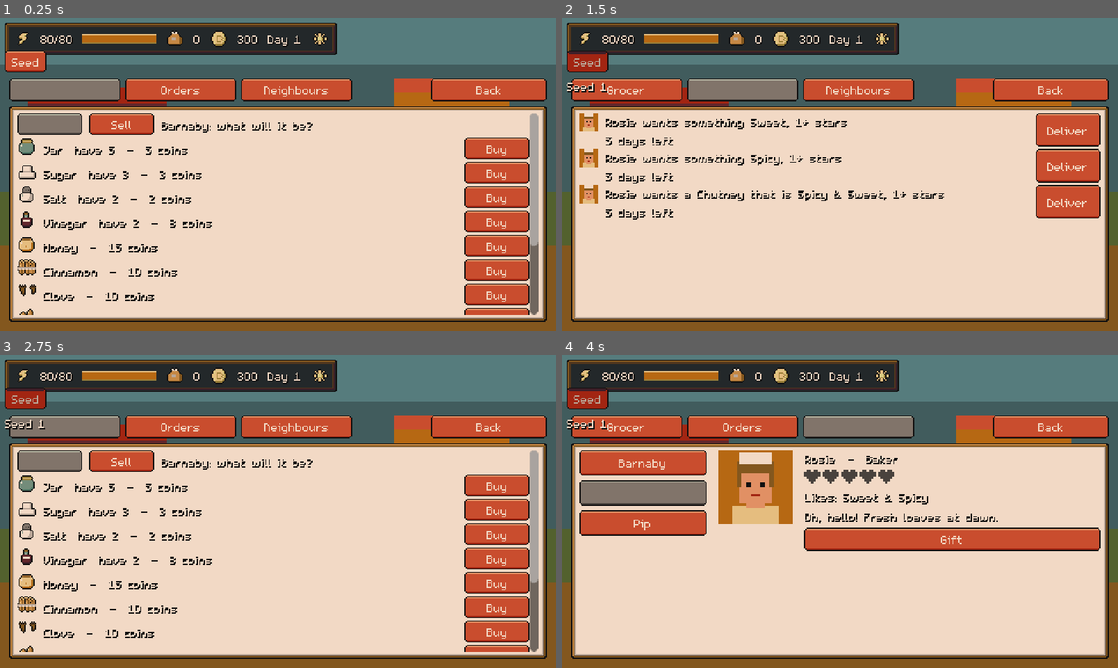
Above: before the commit, frames 1-4 (two rows, left to right).
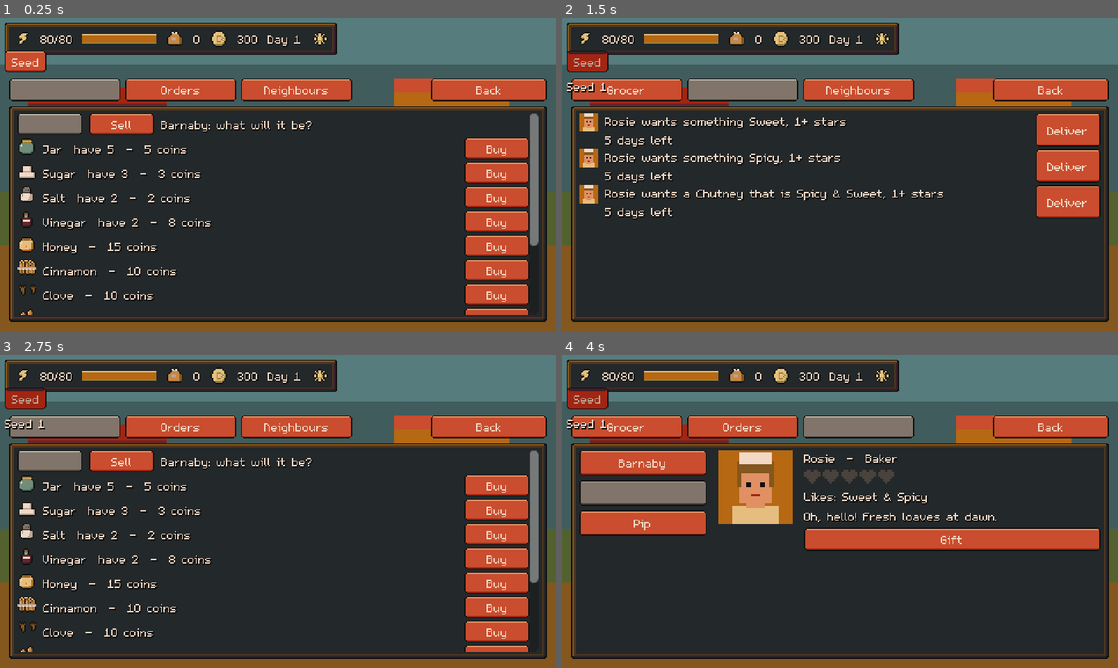
Above: after the commit, the same moments.

Repository: izzetemredemir/autumn-preserves
Game: Godot game, scene res://scenes/town/town.tscn
The game is run twice, just before and just after one commit, with the same random seed, the same clock (stepped at 60 frames per second) and the same inputs. This scene is started directly instead of the project's main scene.
Inputs:
- Up to frame 1 (0.25 s): no input
- Up to frame 2 (1.5 s): click "Seed" at 0.5 s; click "Orders" at 1.25 s
- Up to frame 3 (2.75 s): click "Grocer" at 2 s
- Up to frame 4 (4 s): click "Neighbours" at 2.75 s; click "Rosie" at 3.5 s

The runs differ from the first frame. In frame 1, 55% of the frame differs, in the area x 1-99%, y 28-97%; in frame 2, 58%; in frame 3, 55%; in frame 4, 51%.

Commit message:
fix(ui): readable default panels

Diff:
--- a/game/ui/theme/theme.tres
+++ b/game/ui/theme/theme.tres
@@ -191,12 +191,15 @@
 Heading/colors/font_shadow_color = Color(0.0667, 0.0627, 0.0627, 1)
 Heading/constants/shadow_offset_x = 1
 Heading/constants/shadow_offset_y = 1
-PanelContainer/styles/panel = SubResource("paper")
-Panel/styles/panel = SubResource("paper")
+PanelContainer/styles/panel = SubResource("panel_dark")
+Panel/styles/panel = SubResource("panel_dark")
 DarkPanel/base_type = &"PanelContainer"
 DarkPanel/styles/panel = SubResource("panel_dark")
 PaperPanel/base_type = &"PanelContainer"
 PaperPanel/styles/panel = SubResource("paper")
+PaperLabel/base_type = &"Label"
+PaperLabel/colors/font_color = Color(0.3137, 0.2118, 0.1176, 1)
+PaperLabel/colors/font_shadow_color = Color(0, 0, 0, 0)
 Button/colors/font_color = Color(0.9490, 0.8510, 0.7725, 1)
 Button/colors/font_hover_color = Color(0.9490, 0.8510, 0.7725, 1)
 Button/colors/font_pressed_color = Color(0.7255, 0.6510, 0.5922, 1)
